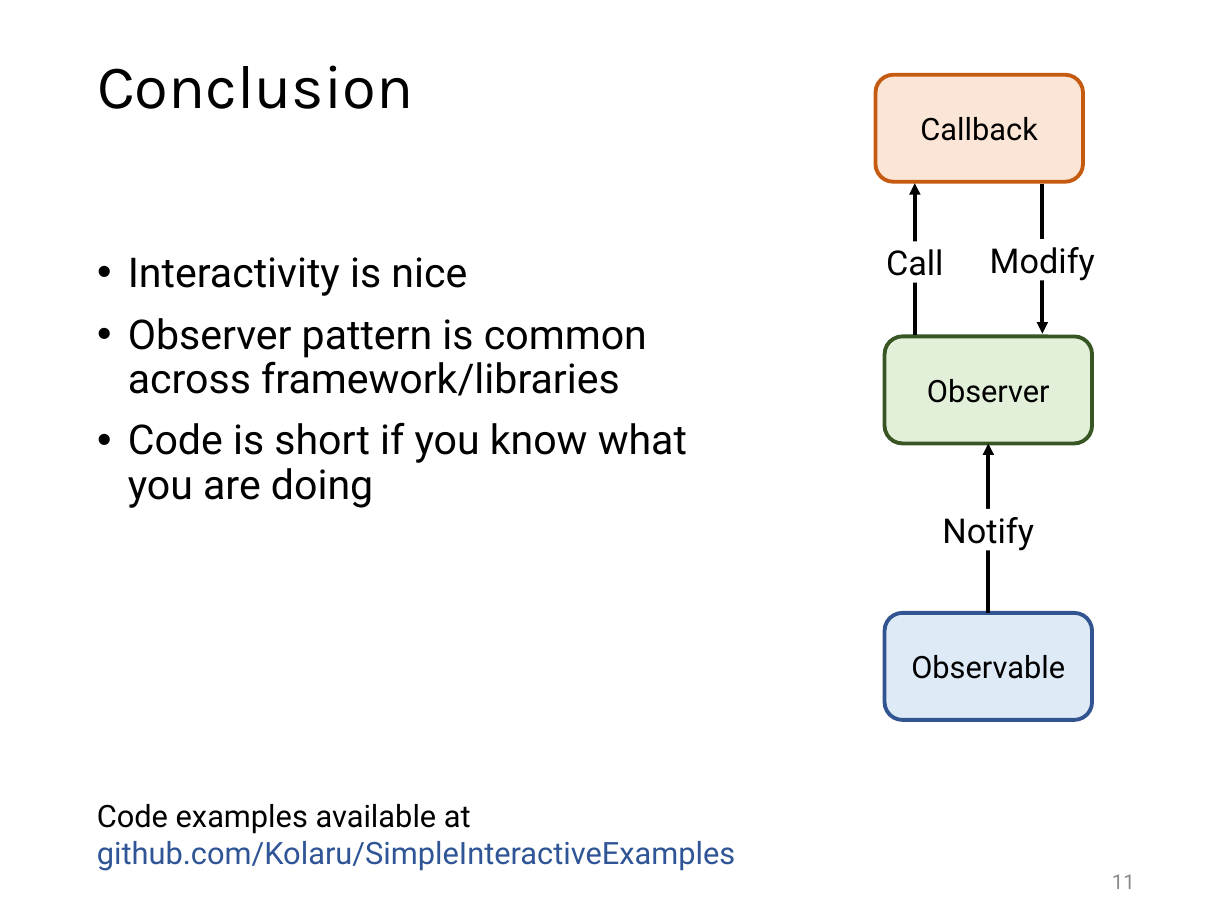
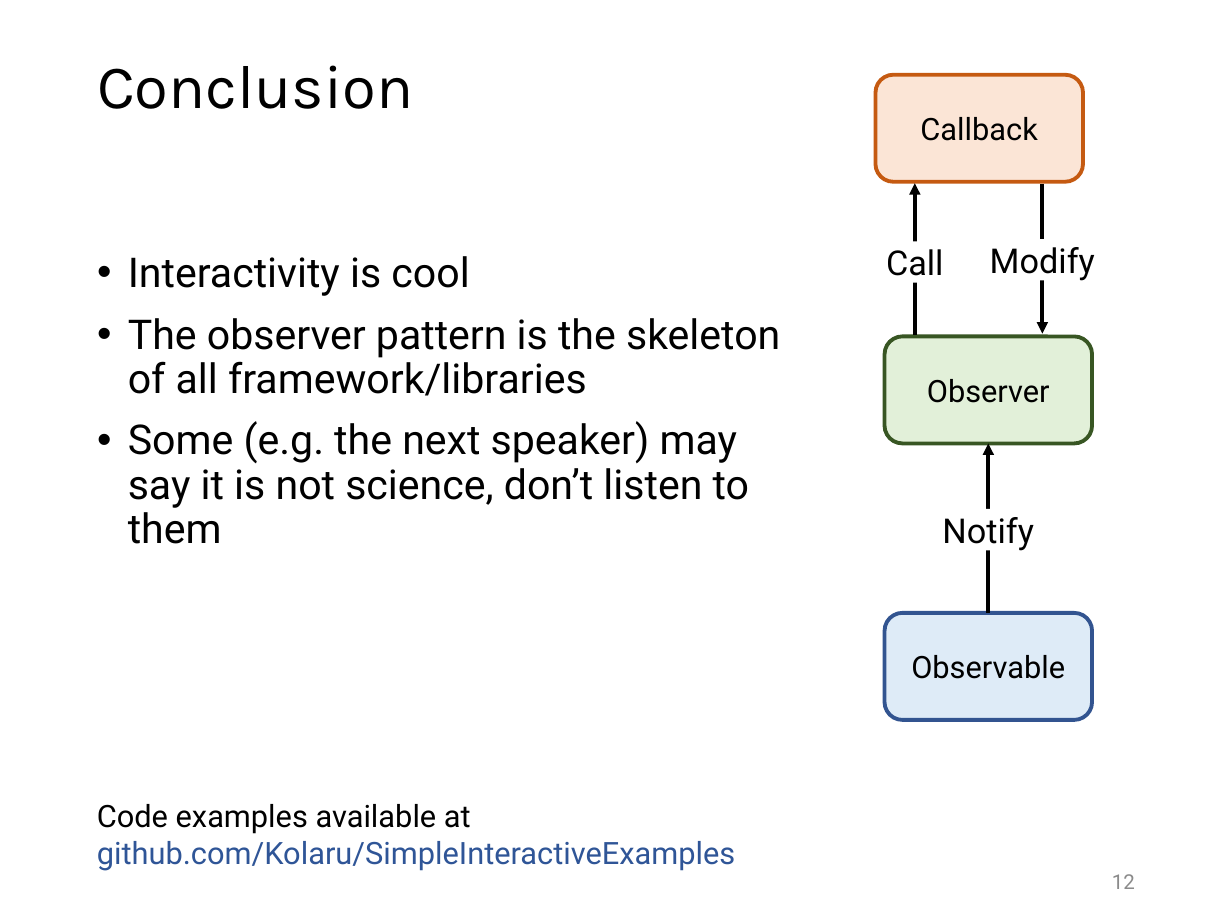
Before and after one commit to Kolaru/SimpleInteractiveExamples, a slide deck: slide 12 of CUISummerSchool2022.pptx (slide 11 before the commit). Drawn at 1232x924 pixels with LibreOffice and Linux fonts; fonts in the diff are those of the drawing. Boxes give left, top, right and bottom in pixels: in the first picture for what was removed or moved away, otherwise in the second. Text is boxed around its words. In the diff, an @@ line names an element or a change of style, - is before the commit and + after.

Commit message:
Final ppt version

```diff
--- a/CUISummerSchool2022.pptx
+++ b/CUISummerSchool2022.pptx
@@ text at <box>128,256,780,544</box>: text changed @@
-• Interactivity is nice
-• Observer pattern is common across framework/libraries
-• Code is short if you know what you are doing
+• Interactivity is cool
+• The observer pattern is the skeleton of all framework/libraries
+• Some (e.g. the next speaker) may say it is not science, don’t listen to them
@@ page number at <box>1112,874,1135,889</box>: text changed @@
-11
+12
```
Also in this commit, not shown: 3 other slides changed, 2 slides added, 1 slide removed.
